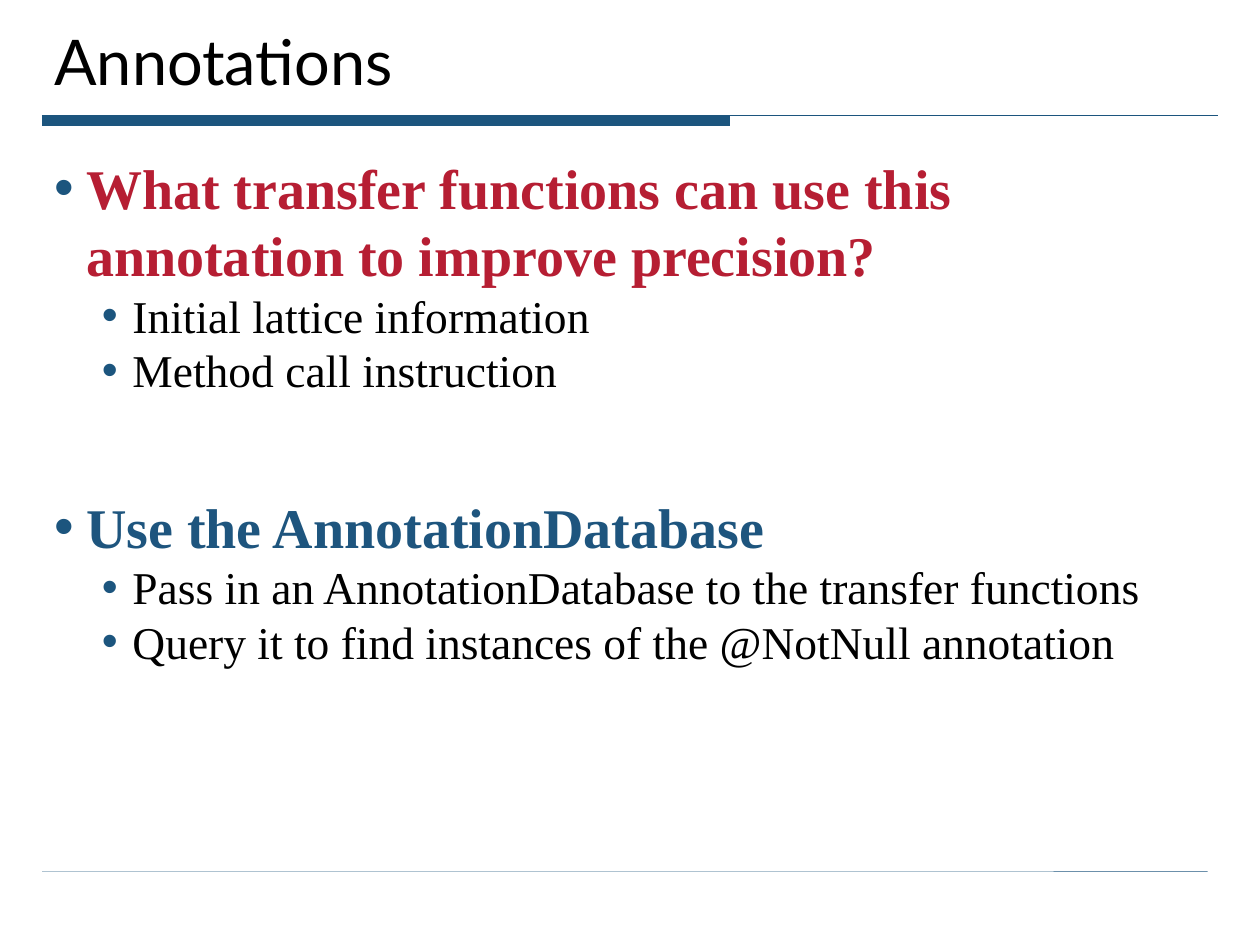
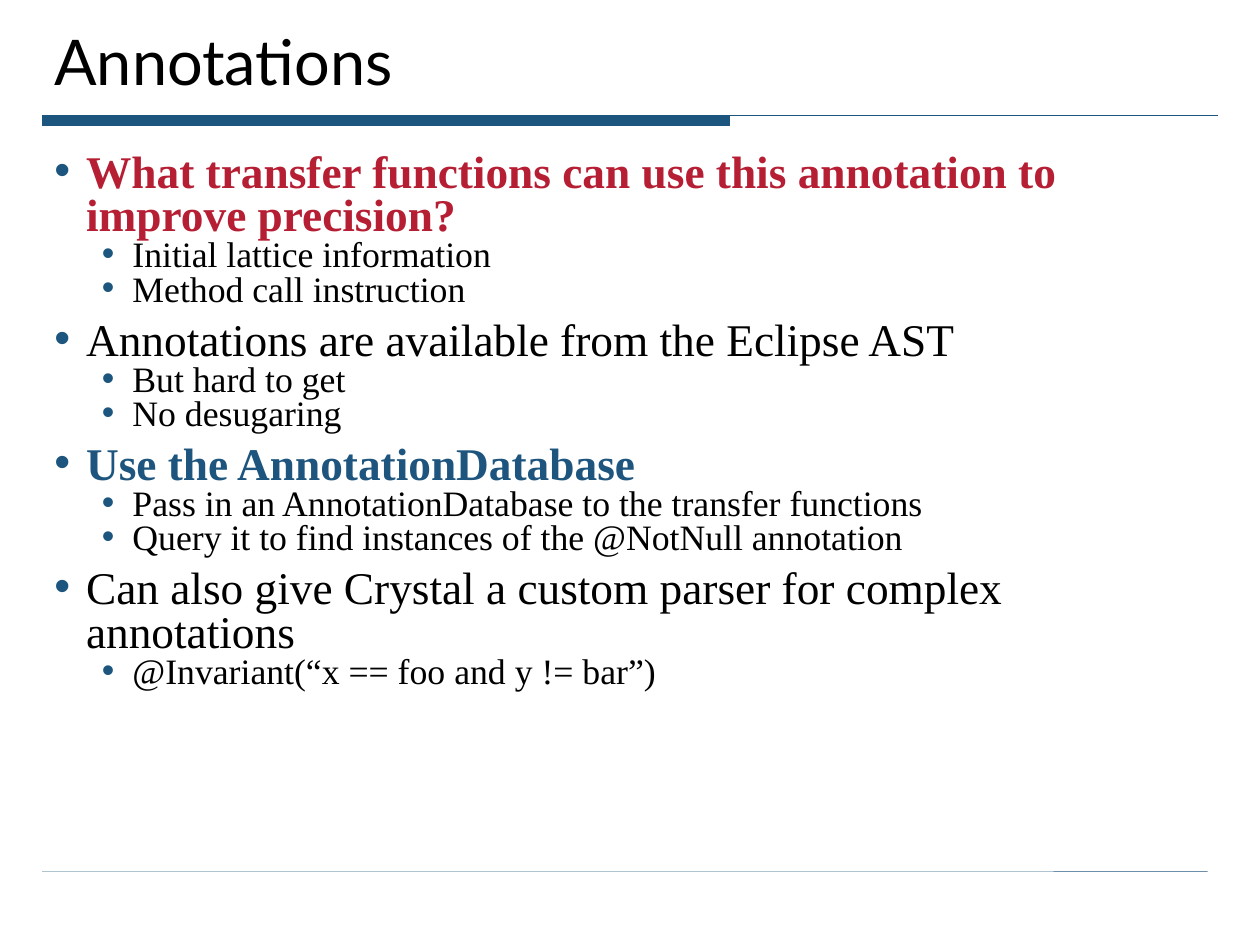
Before and after one commit to ciera/crystalsaf, a slide deck: slide 29 of TutorialExamples/CrystalTutorial.ppt (slide 25 before the commit). Drawn at 1260x945 pixels with LibreOffice and Linux fonts; fonts in the diff are those of the drawing. Boxes give left, top, right and bottom in pixels: in the first picture for what was removed or moved away, otherwise in the second. Text is boxed around its words. In the diff, an @@ line names an element or a change of style, - is before the commit and + after.

```diff
--- a/TutorialExamples/CrystalTutorial.ppt
+++ b/TutorialExamples/CrystalTutorial.ppt
@@ text at box(86, 156, 1056, 558): size 32 to 25.9 pt in "What transfer functions can use this annotation ...", "Use the AnnotationDatabase"; size 26 to 20.4 pt in "Initial lattice information", "Method call instruction", "Pass in an AnnotationDatabase to the transfer ...", "Query it to find instances of the ..."; line spacing 1 to 0.8; less space between paragraphs @@
@@ text at box(86, 324, 954, 434): paragraphs added @@
+• Annotations are available from the Eclipse AST
+  • But hard to get
+  • No desugaring
@@ text at box(86, 572, 1002, 691): paragraphs added @@
+• Can also give Crystal a custom parser for complex annotations
+  • @Invariant(“x == foo and y != bar”)
```
Also in this commit, not shown: 25 other slides changed, 6 slides added, 1 slide removed.
